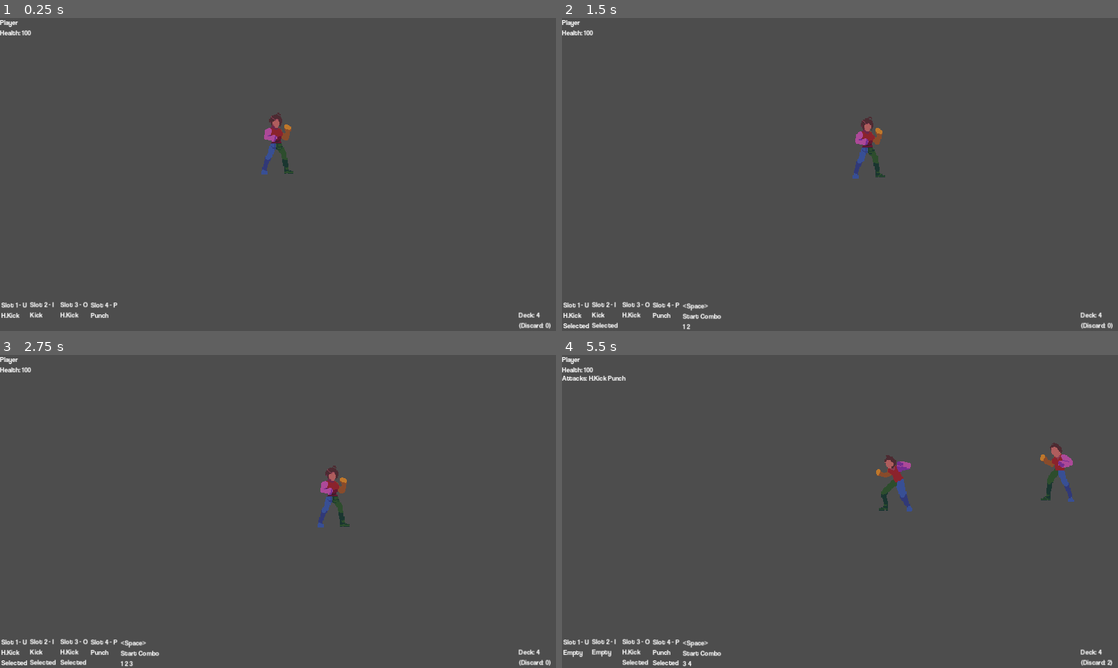
Above: before the commit, frames 1-4 (two rows, left to right).
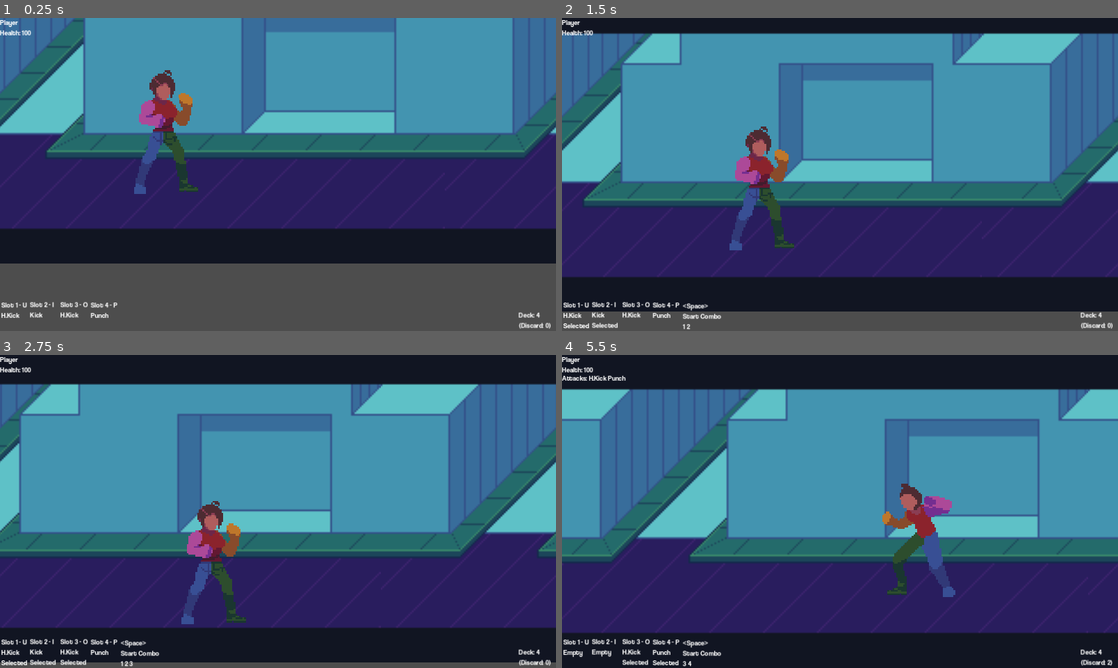
Above: after the commit, the same moments.

Repository: Missing-Pixel/Project-Fragarach
Game: Godot game, scene res://Scenes/TSC_InitializedTree.tscn
The game is run twice, just before and just after one commit, with the same random seed, the same clock (stepped at 60 frames per second) and the same inputs.
Inputs:
- Up to frame 1 (0.25 s): no input
- Up to frame 2 (1.5 s): hold D (Move Right) 0.53-1.28 s; tap U (Select Card 1) at 0.6 s; hold S (Move Down) from 1.28 s (still down); tap I (Select Card 2) at 1.35 s
- Up to frame 3 (2.75 s): release S (Move Down) at 2.03 s; hold D (Move Right) from 2.03 s (still down); tap O (Select Card 3) at 2.1 s
- Up to frame 4 (5.5 s): release D (Move Right) at 2.78 s; hold W (Move Up) 2.78-3.53 s; tap one key every 0.75 s from 2.85 s: P (Select Card 4) Space (Start Combo) U (Select Card 1) I (Select Card 2); hold A (Move Left) 3.53-5.03 s; hold S (Move Down) from 5.03 s (still down)

The runs differ from the first frame. In frame 1, 78% of the frame differs, in the area x 0-100%, y 0-79%; in frame 2, 94%; in frame 3, 98%; in frame 4, 100%, in the area x 0-100%, y 0-100%.

Commit message:
Added Background Art tileset with top and bottom bound collisions; Added player camera with all built in variables set up; started work on Player Camera script

Diff:
--- a/Prefabs/enemy_generic.tscn
+++ b/Prefabs/enemy_generic.tscn
@@ -272,8 +272,8 @@
 size = Vector2(37, 69)
 
 [sub_resource type="CapsuleShape2D" id="CapsuleShape2D_58dvy"]
-radius = 7.0
-height = 26.0
+radius = 3.0
+height = 32.0
 
 [sub_resource type="RectangleShape2D" id="RectangleShape2D_b67s3"]
 size = Vector2(53, 20)
@@ -334,6 +334,7 @@
 debug_color = Color(0, 0.588235, 0, 0.419608)
 
 [node name="BaseCollision" type="CollisionShape2D" parent="."]
+position = Vector2(0, -2)
 rotation = 4.71239
 shape = SubResource("CapsuleShape2D_58dvy")
 
--- a/Prefabs/player.tscn
+++ b/Prefabs/player.tscn
@@ -1,13 +1,20 @@
-[gd_scene load_steps=20 format=3 uid="uid://3le30i5udicx"]
+[gd_scene load_steps=23 format=3 uid="uid://3le30i5udicx"]
 
 [ext_resource type="Script" path="res://Scripts/sc_player_states.gd" id="1_gi0sr"]
 [ext_resource type="Texture2D" uid="uid://bftwiahc0wqag" path="res://Sprites/Player/Fighter_Cross_Punch_Sheet.png" id="2_hk7pl"]
 [ext_resource type="Script" path="res://Scripts/sc_player_action_manager.gd" id="2_ls36j"]
 [ext_resource type="Script" path="res://Scripts/sc_card_manager.gd" id="2_vr3gl"]
+[ext_resource type="Script" path="res://Prefabs/sc_player_camera.gd" id="3_pjpqq"]
 [ext_resource type="Script" path="res://Scripts/sc_character_health.gd" id="4_7b03m"]
 [ext_resource type="Script" path="res://Scripts/sc_hitbox.gd" id="4_kp1b8"]
 [ext_resource type="PackedScene" uid="uid://cgamf07l4b1q" path="res://Prefabs/Data/Attacks/generic_attack.tscn" id="5_l0xqj"]
 [ext_resource type="Script" path="res://Scripts/sc_movement.gd" id="7_g0ns8"]
+
+[sub_resource type="RectangleShape2D" id="RectangleShape2D_wrfl7"]
+size = Vector2(44, 180)
+
+[sub_resource type="RectangleShape2D" id="RectangleShape2D_1333i"]
+size = Vector2(44, 180)
 
 [sub_resource type="Animation" id="Animation_p84m8"]
 length = 0.001
@@ -291,8 +298,8 @@
 size = Vector2(37, 69)
 
 [sub_resource type="CapsuleShape2D" id="CapsuleShape2D_58dvy"]
-radius = 6.0
-height = 26.0
+radius = 3.0
+height = 32.0
 
 [sub_resource type="RectangleShape2D" id="RectangleShape2D_b67s3"]
 size = Vector2(53, 20)
@@ -315,6 +322,35 @@
 anim_hitstun = "player_stun"
 anim_attacks = PackedStringArray("player_hpunch", "player_hpunch", "player_hpunch", "player_hpunch")
 
+[node name="PlayerCamera" type="Camera2D" parent="Moves"]
+z_index = 5
+position = Vector2(64, 0)
+zoom = Vector2(4, 4)
+limit_left = -500
+limit_top = -140
+limit_right = 500
+limit_bottom = 40
+limit_smoothed = true
+position_smoothing_enabled = true
+position_smoothing_speed = 1.0
+script = ExtResource("3_pjpqq")
+
+[node name="LeftBounds" type="Area2D" parent="Moves/PlayerCamera"]
+collision_layer = 64
+collision_mask = 16
+
+[node name="CollisionShape2D" type="CollisionShape2D" parent="Moves/PlayerCamera/LeftBounds"]
+position = Vector2(-182, -50)
+shape = SubResource("RectangleShape2D_wrfl7")
+
+[node name="RightBounds" type="Area2D" parent="Moves/PlayerCamera"]
+collision_layer = 64
+collision_mask = 16
+
+[node name="CollisionShape2D" type="CollisionShape2D" parent="Moves/PlayerCamera/RightBounds"]
+position = Vector2(182, -50)
+shape = SubResource("RectangleShape2D_1333i")
+
 [node name="CharacterSprite" type="Sprite2D" parent="Moves"]
 texture_filter = 1
 texture = ExtResource("2_hk7pl")
@@ -370,6 +406,7 @@
 debug_color = Color(0, 0.588235, 0, 0.419608)
 
 [node name="BaseCollision" type="CollisionShape2D" parent="."]
+position = Vector2(0, -2)
 rotation = 4.71239
 shape = SubResource("CapsuleShape2D_58dvy")
 
--- /dev/null
+++ b/Prefabs/sc_player_camera.gd
@@ -0,0 +1,11 @@
+extends Camera2D
+
+
+# Called when the node enters the scene tree for the first time.
+func _ready():
+	pass # Replace with function body.
+
+
+# Called every frame. 'delta' is the elapsed time since the previous frame.
+func _process(delta):
+	pass
--- a/Scenes/TSC_InitializedTree.tscn
+++ b/Scenes/TSC_InitializedTree.tscn
@@ -1,23 +1,43 @@
-[gd_scene load_steps=5 format=3 uid="uid://dfnjtj1tlyohh"]
+[gd_scene load_steps=8 format=3 uid="uid://dfnjtj1tlyohh"]
 
+[ext_resource type="Texture2D" uid="uid://dblihxpc0no5o" path="res://Sprites/Level/BG/Background_Art.png" id="1_ri5m7"]
 [ext_resource type="PackedScene" uid="uid://3le30i5udicx" path="res://Prefabs/player.tscn" id="2_5qtk0"]
 [ext_resource type="PackedScene" uid="uid://dcjovovkbs1k2" path="res://Prefabs/enemy_generic.tscn" id="2_up4gd"]
 [ext_resource type="Script" path="res://Scripts/MenusAndUI/sc_proto_base.gd" id="3_cx52w"]
 [ext_resource type="FontFile" uid="uid://bcluggb067ur5" path="res://Other/Fonts/coolvetica/coolvetica rg.otf" id="3_ugv34"]
 
+[sub_resource type="TileSetAtlasSource" id="TileSetAtlasSource_x287v"]
+texture = ExtResource("1_ri5m7")
+texture_region_size = Vector2i(320, 180)
+0:0/0 = 0
+0:0/0/z_index = -999
+0:0/0/physics_layer_0/linear_velocity = Vector2(0, 0)
+0:0/0/physics_layer_0/angular_velocity = 0.0
+0:0/0/physics_layer_0/polygon_0/points = PackedVector2Array(-160, -90, 160, -90, 160, 30.2598, -160, 30.1875)
+0:0/0/physics_layer_0/polygon_1/points = PackedVector2Array(-160, 90, 160, 90, 160, 68.9375, -160, 69.1512)
+
+[sub_resource type="TileSet" id="TileSet_bdart"]
+tile_size = Vector2i(320, 180)
+physics_layer_0/collision_layer = 1
+physics_layer_0/collision_mask = 3
+sources/0 = SubResource("TileSetAtlasSource_x287v")
+
 [node name="InitializedTree" type="Node2D"]
 
+[node name="BackGroundSprite" type="TileMap" parent="."]
+position = Vector2(-160, 40)
+tile_set = SubResource("TileSet_bdart")
+format = 2
+layer_0/tile_data = PackedInt32Array(-65536, 0, 0, -65535, 0, 0, -65534, 0, 0, -65533, 0, 0, -65532, 0, 0, -65531, 0, 0, -65530, 0, 0, -65529, 0, 0, -1, 0, 0, -2, 0, 0)
+
 [node name="TestingTree" type="Node2D" parent="."]
-
-[node name="MainCamera" type="Camera2D" parent="TestingTree"]
-z_index = 5
-zoom = Vector2(2, 2)
+visible = false
 
 [node name="Player" parent="." instance=ExtResource("2_5qtk0")]
 texture_filter = 1
 
 [node name="Enemy" parent="." instance=ExtResource("2_up4gd")]
-position = Vector2(407, -18)
+position = Vector2(407, 2)
 
 [node name="LevelHUDPrototype" type="CanvasLayer" parent="." node_paths=PackedStringArray("player_node")]
 script = ExtResource("3_cx52w")
Binary file added: Sprites/Level/BG/Background_Art.png
Not shown, added: Sprites/Level/BG/Background_Art.png.import
